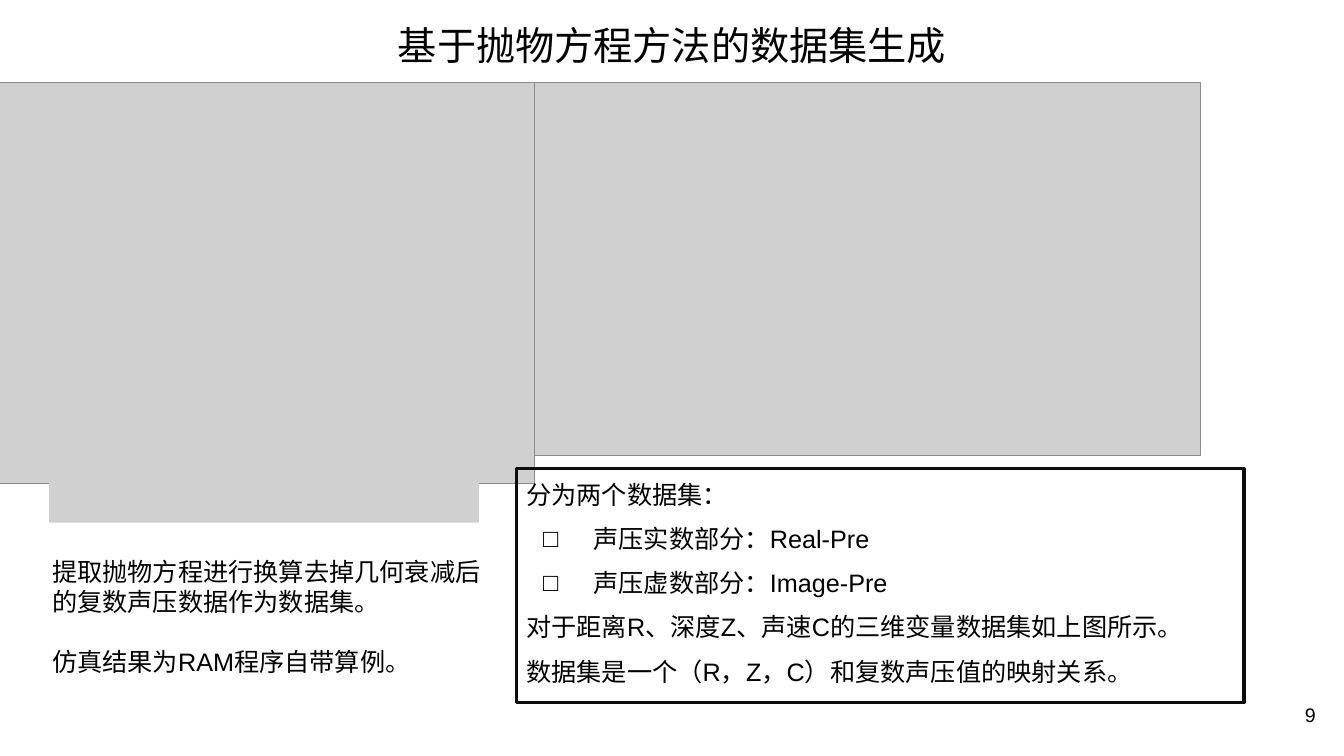
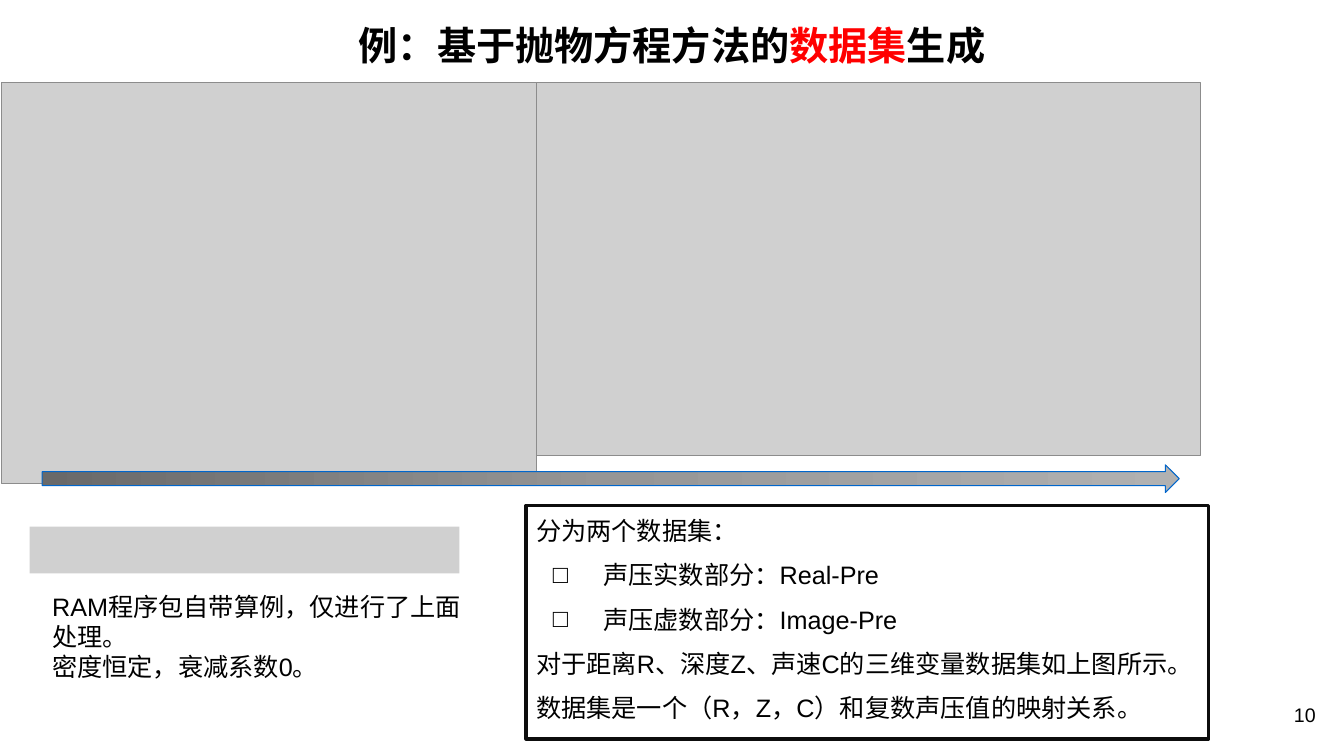
Before and after one commit to MouXuanKang/SoundFieldINN, a slide deck: slide 10 of Presentation.pptx (slide 9 before the commit). Drawn at 1344x756 pixels with LibreOffice and Linux fonts; fonts in the diff are those of the drawing; grey boxes stand for pictures; background and template pictures are left out. Boxes give left, top, right and bottom in pixels: in the first picture for what was removed or moved away, otherwise in the second. Text is boxed around its words. In the diff, an @@ line names an element or a change of style, - is before the commit and + after.

Commit message:
slides

```diff
--- a/Presentation.pptx
+++ b/Presentation.pptx
@@ text at bbox=[359, 26, 985, 64]: text changed; bold on @@
-基于抛物方程方法的数据集生成
+例：基于抛物方程方法的数据集生成
@@ right arrow added at bbox=[42, 465, 1180, 493], fill gradient #696969 to #969696 to #B2B2B2, outline #0066CC 0.75 pt @@
@@ picture removed at bbox=[49, 476, 479, 522] @@
@@ text "分为两个数据集：": place and size @@
-text "分为两个数据集：" at bbox=[516, 469, 1244, 703]
+text "分为两个数据集：" at bbox=[526, 505, 1209, 739]
@@ picture added at bbox=[29, 527, 459, 574] @@
@@ text at bbox=[52, 596, 461, 679]: text changed @@
-提取抛物方程进行换算去掉几何衰减后的复数声压数据作为数据集。
-仿真结果为RAM程序自带算例。
+RAM程序包自带算例，仅进行了上面处理。
+密度恒定，衰减系数0。
@@ page number at bbox=[1294, 708, 1316, 723]: text changed @@
-9
+10
```
Also in this commit, not shown: 9 other slides changed, 1 slide added.
